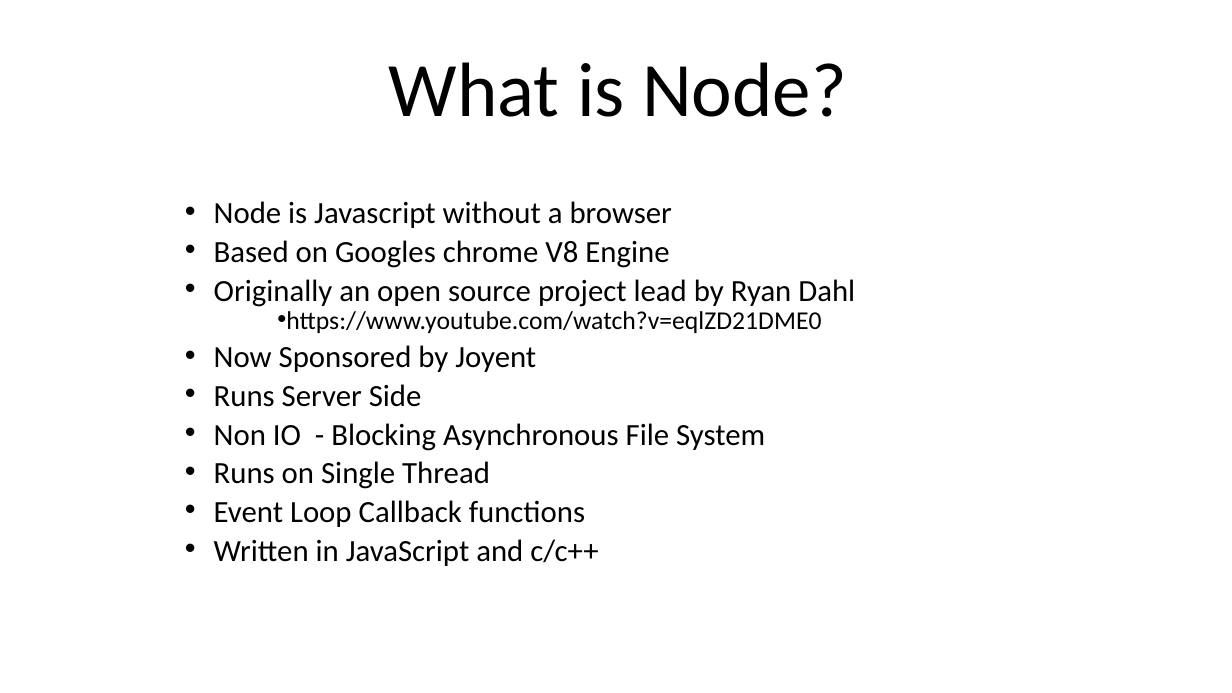
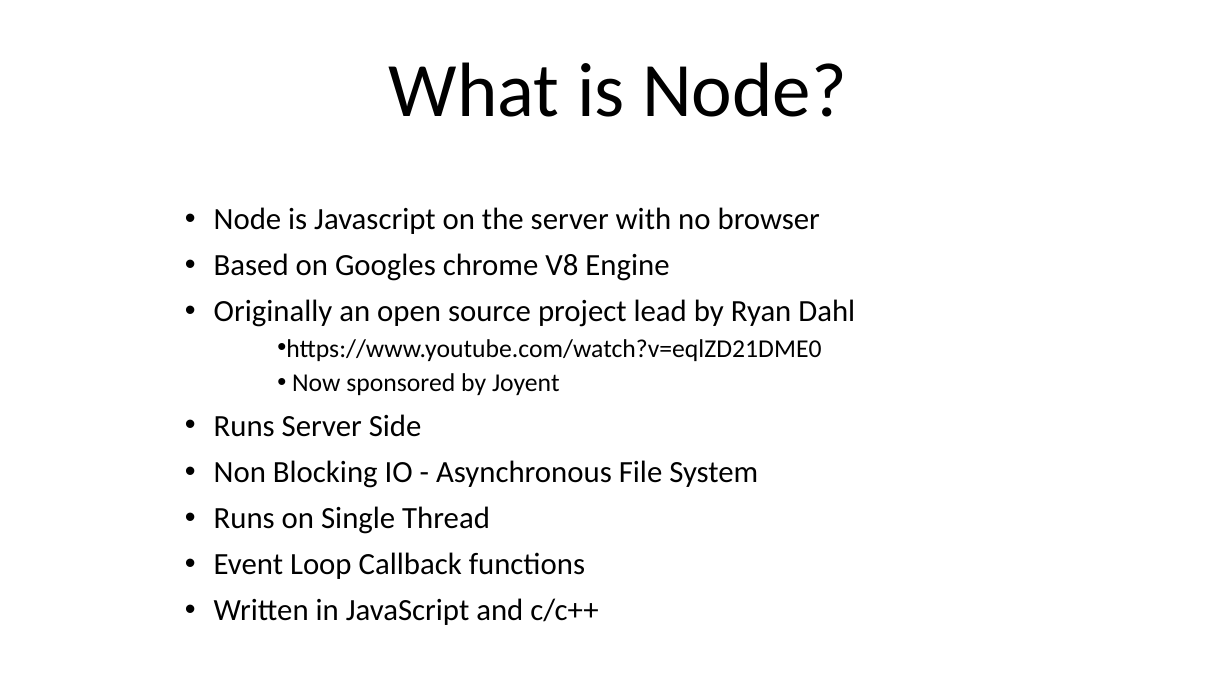
Before and after one commit to VDUNY/2015-02, a slide deck: slide 1 of NodeJSPresentation.ppt. Drawn at 1232x693 pixels with LibreOffice and Linux fonts; fonts in the diff are those of the drawing. Boxes give left, top, right and bottom in pixels: in the first picture for what was removed or moved away, otherwise in the second. Text is boxed around its words. In the diff, an @@ line names an element or a change of style, - is before the commit and + after.

```diff
--- a/NodeJSPresentation.ppt
+++ b/NodeJSPresentation.ppt
@@ subtitle at (214, 207, 820, 234): text changed @@
-• Node is Javascript without a browser
+• Node is Javascript on the server with no browser
@@ subtitle at (214, 253, 855, 625): line spacing 0.7 to 0.9 @@
@@ subtitle at (292, 373, 560, 395): text changed; size 24 to 20 pt @@
-• Now Sponsored by Joyent
+  • Now sponsored by Joyent
@@ subtitle at (214, 460, 758, 488): text changed @@
-• Non IO - Blocking Asynchronous File System
+• Non Blocking IO - Asynchronous File System
```
Also in this commit, not shown: 3 other slides changed.
